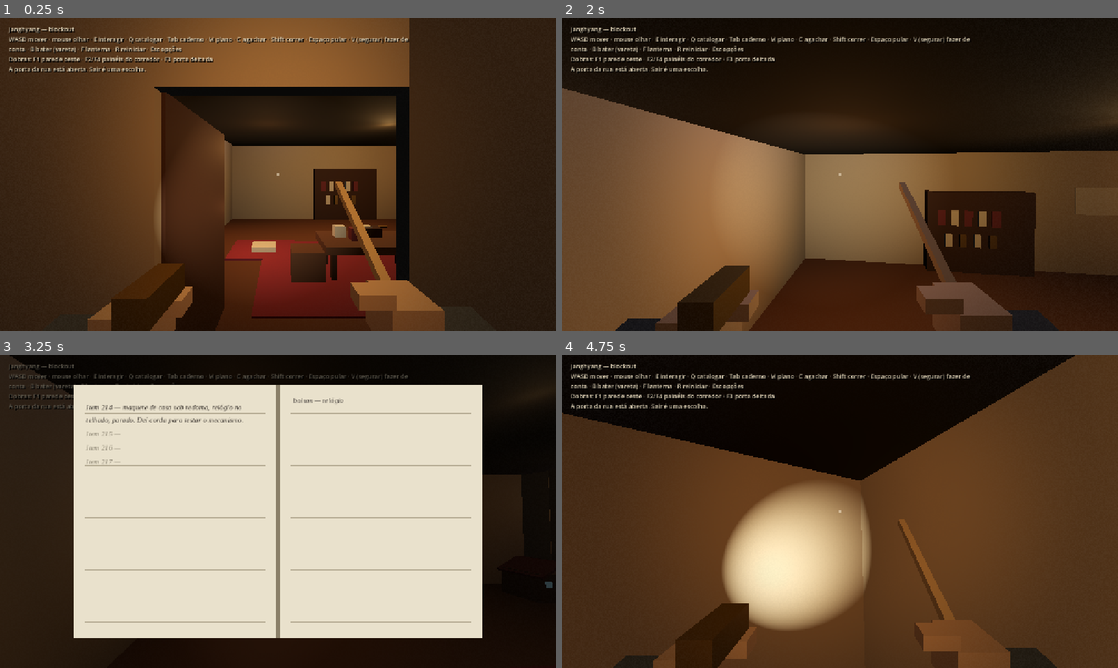
Above: before the commit, frames 1-4 (two rows, left to right).
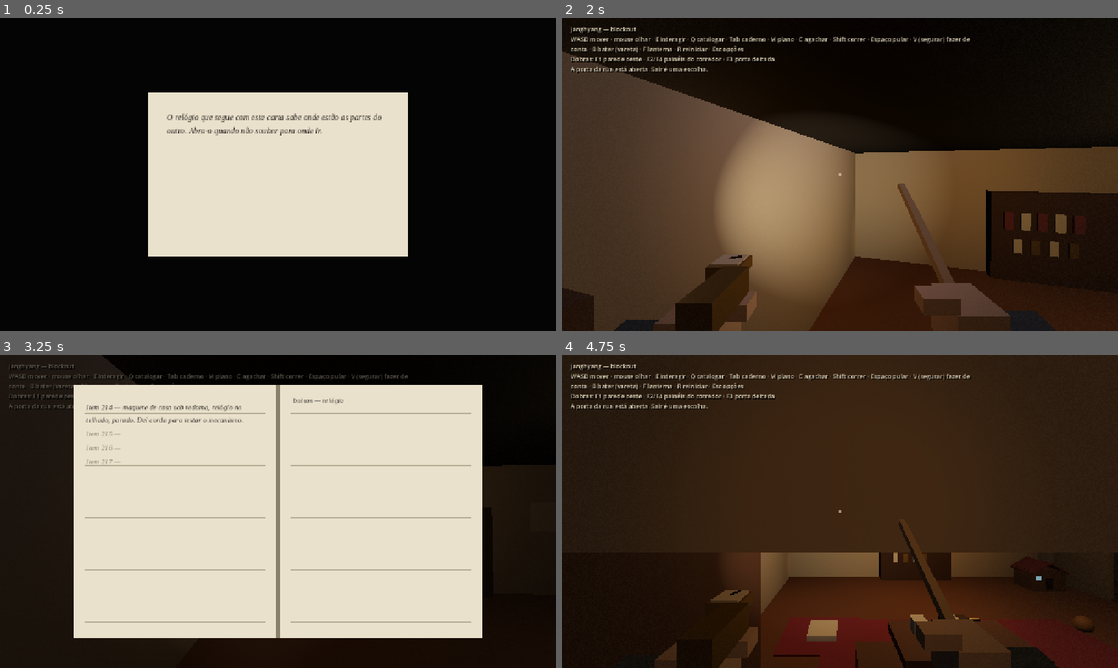
Above: after the commit, the same moments.

Repository: pedropompeu/Janghyang
Game: Godot game, scene res://main.tscn
Two runs of this game, one before a commit and one after it. Both use one fixed random seed, a clock stepped at 60 frames per second and the inputs below.
Inputs (mouse positions are in pixels of both pictures, inside the frame that each line leads up to):
- Up to frame 1 (0.25 s): no input
- Up to frame 2 (2 s): tap Enter at 0.5 s; move the mouse to (867, 174) at 0.52 s; hold W from 0.53 s (still down); tap T at 0.6, 1.35 s; click (867, 174) at 0.67 s; tap Space at 0.77, 1.52 s; move the mouse to (812, 174) at 1.27 s; click (812, 174) at 1.42 s
- Up to frame 3 (3.25 s): move the mouse to (289, 505) at 2.02 s; tap Tab at 2.1 s; click (289, 505) at 2.17 s; tap T at 2.3 s; release W at 2.75 s; drag from (250, 574) to (111, 464) at 2.77 s
- Up to frame 4 (4.75 s): tap Space at 3.5, 3.77, 4.52 s; move the mouse to (1006, 558) at 3.52 s; hold A 3.53-4.28 s; tap R at 3.6 s; click (1006, 558) at 3.67 s; tap T at 3.8, 4.55 s; move the mouse to (795, 508) at 4.27 s; hold W from 4.28 s (still down); tap E at 4.35 s; click (795, 508) at 4.42 s

The runs differ from the first frame. In frame 1, 98% of the frame differs, in the area x 0-100%, y 0-100%; in frame 2, 41%; in frame 3, 0.5%; in frame 4, 91%.

Commit message:
feat: Elias's pocket watch points the way, introduced on night one

Diff:
--- a/Janghyang/scripts/areas/casa.gd
+++ b/Janghyang/scripts/areas/casa.gd
@@ -181,7 +181,8 @@
 	main._box(house, Vector3(0.08, 1.3, 0.08), Vector3(13.5, 1.65, 0.06), main.mat_wood, false)
 
 	# Lighting inside.
-	main._house_light(house, Vector3(4.2, 2.55, 3.5), Color(1.0, 0.78, 0.5), 1.4, 6.5, false)
+	# Night 1 leaves only this one lit (spec §7.3).
+	main._house_light(house, Vector3(4.2, 2.55, 3.5), Color(1.0, 0.78, 0.5), 1.4, 6.5, false).name = "PlayroomLamp"
 	main._house_light(house, Vector3(1.6, 2.2, 3.6), Color(1.0, 0.72, 0.42), 0.55, 4.0, false)
 	main._house_light(house, Vector3(1.2, 1.0, 4.0), Color(1.0, 0.65, 0.4), 0.45, 3.0, false)
 	main._house_light(house, Vector3(12.5, 2.2, 0.7), Color(0.55, 0.7, 0.95), 1.3, 5.5, false)
--- a/Janghyang/scripts/catalog_data.gd
+++ b/Janghyang/scripts/catalog_data.gd
@@ -5,6 +5,9 @@
 const FIRST_NUMBER := 215
 
 const OPENING := {"number": 214, "text": "maquete de casa sob redoma, relógio no telhado, parado. Dei corda para testar o mecanismo."}
+
+## The letter Elias holds when night 1 begins (spec §7.3), in Inácio's hand.
+const LETTER := "O relógio que segue com esta carta sabe onde estão as partes do outro. Abra-o quando não souber para onde ir."
 
 const ITEMS := {
 	&"relogio_entrada": {"text": "relógio de caixa, ébano tingido, pêndulo de latão. O mostrador só tem marcas entre 03:00 e 03:33.", "page": &"p1", "gate": &""},
--- a/Janghyang/scripts/gastos.gd
+++ b/Janghyang/scripts/gastos.gd
@@ -430,6 +430,13 @@
 			out.append(i)
 	return out
 
+## Metres from `p` to the nearest Gasto out in the house (INF with none).
+func nearest(p: Vector3) -> float:
+	var best := INF
+	for i in placed():
+		best = minf(best, _bodies[i].global_position.distance_to(p))
+	return best
+
 func head_of(i: int) -> Vector3:
 	return _bodies[i].global_position + Vector3(0.0, HEAD, 0.0)
 
--- a/Janghyang/scripts/hands.gd
+++ b/Janghyang/scripts/hands.gd
@@ -173,6 +173,10 @@
 func lantern_shown() -> bool:
 	return _lantern.visible and _lift > 0.5
 
+## The left hand's node: the pocket watch sits on it (pocket_watch.gd).
+func left_hand() -> Node3D:
+	return _left
+
 ## What the left hand shows now (&"" for nothing).
 func held_item() -> StringName:
 	return _held_item
--- a/Janghyang/scripts/main.gd
+++ b/Janghyang/scripts/main.gd
@@ -34,6 +34,7 @@
 const Score = preload("res://scripts/score.gd")
 const SettingsUI = preload("res://scripts/settings_ui.gd")
 const CaptureFx = preload("res://scripts/capture_fx.gd")
+const PocketWatch = preload("res://scripts/pocket_watch.gd")
 const Campaign = preload("res://scripts/campaign_model.gd")
 const Noites = preload("res://scripts/story/noites.gd")
 const NightCard = preload("res://scripts/night_card_ui.gd")
@@ -127,6 +128,8 @@
 var gastos
 ## How a grab looks (capture_fx.gd).
 var capture_fx
+var pocket_watch
+var _dark: Array[Tween] = []
 var pretend
 var score
 var _black: ColorRect
@@ -787,6 +790,15 @@
 		if gastos.is_grabbed():
 			gastos.push()
 			capture_fx.push())
+	pocket_watch = PocketWatch.new()
+	pocket_watch.name = "PocketWatch"
+	pocket_watch.main = self
+	player.hands.left_hand().add_child(pocket_watch)
+	player.left_changed.connect(func(item: StringName) -> void:
+		if item == player.HandsModel.WATCH:
+			pocket_watch.open()
+		else:
+			pocket_watch.close())
 	pretend = Pretend.new()
 	pretend.main = self
 	add_child(pretend)
@@ -822,6 +834,7 @@
 	night_card.player = player
 	add_child(night_card)
 	night_card.closed.connect(func() -> void: begin_night(campaign.night))
+	night_card.letter_closed.connect(_house_goes_dark)
 
 ## `--night N` or `--night=N`: 0 when absent, else clamped to the campaign.
 static func night_arg(args: PackedStringArray) -> int:
@@ -871,6 +884,37 @@
 	player.respawn_point = SPAWN
 	level = &""
 	gastos.on_night(night)
+	pocket_watch.new_night()
+	pocket_watch.set_goal(watch_goal())
+	for tw in _dark:
+		tw.kill()
+	_dark.clear()
+	for l in get_tree().get_nodes_in_group(&"HouseLight"):
+		l.visible = true
+	if n == 1:
+		night_card.show_letter(CatalogData.LETTER)
+
+## Night 1 (spec §7.3), once the letter is down: the house's lamps flicker
+## and go out, all but the playroom's, where the drawing is.
+func _house_goes_dark() -> void:
+	for l in get_tree().get_nodes_in_group(&"HouseLight"):
+		if l.name == "PlayroomLamp":
+			continue
+		var tw := create_tween()
+		_dark.append(tw)
+		for i in 3:
+			tw.tween_callback(func() -> void: l.visible = false)
+			tw.tween_interval(0.12 + 0.05 * i)
+			tw.tween_callback(func() -> void: l.visible = true)
+			tw.tween_interval(0.18)
+		tw.tween_callback(func() -> void: l.visible = false)
+
+## The first of the night's goals not met yet: where the watch points.
+func watch_goal() -> Dictionary:
+	for g in night.get("goals", []):
+		if not quest.is_done(g.task):
+			return g
+	return {}
 
 ## One frame of the night: the acts, the 03:33, the end of a short night.
 func _tick_night(delta: float) -> void:
@@ -929,6 +973,8 @@
 		visit.on_pieces_ready()
 	if not night.is_empty() and not visit.goals_met and _goals_done():
 		visit.on_goals_met()
+	if pocket_watch != null:
+		pocket_watch.set_goal(watch_goal())
 	_home_stretch()
 
 func _goals_done() -> bool:
@@ -972,13 +1018,11 @@
 	capture_fx.start(gastos.head_of(i))
 
 ## He shoved it off: it comes apart as under the stick, and the watch in his
-## pocket loses some spring in the struggle (once there is one, task 17).
+## pocket loses some spring in the struggle (pocket_watch.gd).
 func _on_broke_free(i: int) -> void:
 	capture_fx.stop()
 	sfx.play_at(&"shatter", gastos.head_of(i), &"Mundo", -6.0)
-	var watch = get("pocket_watch")
-	if watch != null and watch.has_method("lose_spring"):
-		watch.lose_spring()
+	pocket_watch.lose_spring()
 	player.input_locked = notebook.is_open() or ended
 
 ## A Gasto reached Elias unseen. No death: black, cold, porcelain at the ear;
@@ -1356,6 +1400,15 @@
 			for id in [&"achar_passagem", &"coroa", &"subir_sotao"]:
 				quest.complete(id)
 			notebook.open_plan(Vector3(6.0, 3.2, 3.0))
+		"watch":
+			# Night 1's lesson (D7): the watch open at the entry, pointing at the drawing.
+			night = Noites.get_night(1)
+			player.position = SPAWN
+			player.rotation.y = deg_to_rad(20.0)
+			camera.rotation.x = deg_to_rad(-22.0)
+			player.hands_model.hold(player.HandsModel.WATCH)
+			pocket_watch.set_goal(watch_goal())
+			pocket_watch.open()
 		"opcoes":
 			player.position = Vector3(4.0, 0.2, 3.5)
 			player.rotation.y = deg_to_rad(20.0)
--- a/Janghyang/scripts/night_card_ui.gd
+++ b/Janghyang/scripts/night_card_ui.gd
@@ -10,6 +10,8 @@
 const DEMO_END := "Aqui termina a demonstração. Obrigado por jogar."
 
 signal closed
+## The letter (show_letter) was put down.
+signal letter_closed
 
 ## Set by main: the card holds this player still while it is up.
 var player: Node
@@ -18,6 +20,7 @@
 var _label: Label
 var _open := false
 var _final := false
+var _letter := false
 var _shown_ms := 0
 
 ## The key that wound the clock must not also turn the card.
@@ -69,12 +72,28 @@
 func show_night(night: Dictionary, last := false) -> void:
 	_label.text = night_text(night, last)
 	_final = last
+	_letter = false
 	_shown_ms = Time.get_ticks_msec()
 	_open = true
 	_root.visible = true
 	if player != null:
 		player.input_locked = true
 	Input.set_mouse_mode(Input.MOUSE_MODE_VISIBLE)
+
+## A letter on the same paper (night 1's, spec §7.3): any key puts it down.
+func show_letter(text: String) -> void:
+	_label.text = text
+	_final = false
+	_letter = true
+	_shown_ms = Time.get_ticks_msec()
+	_open = true
+	_root.visible = true
+	if player != null:
+		player.input_locked = true
+	Input.set_mouse_mode(Input.MOUSE_MODE_VISIBLE)
+
+func is_letter() -> bool:
+	return _open and _letter
 
 func is_open() -> bool:
 	return _open
@@ -90,7 +109,11 @@
 	if player != null:
 		player.input_locked = false
 	Input.set_mouse_mode(Input.MOUSE_MODE_CAPTURED)
-	closed.emit()
+	if _letter:
+		_letter = false
+		letter_closed.emit()
+	else:
+		closed.emit()
 
 func _unhandled_input(event: InputEvent) -> void:
 	# The demo's last card leaves Esc to the settings (and their quit).
--- /dev/null
+++ b/Janghyang/scripts/pocket_watch.gd
@@ -0,0 +1,149 @@
+extends Node3D
+## Elias's own pocket watch, the compass (spec §7): it came with the letter
+## and its seconds hand feels the parts of Inácio's watch. Shut, it ticks in
+## his pocket; open (T, the left hand), the hand stops and points at the
+## night's goal, or at the first link on the way there (compass_model.gd),
+## and the watch tips up or down with it. It turns slowly when there is no
+## way, and trembles and turns with a Gasto close. It never marks anything
+## on screen: blocks on the hands' layer until the asset (task 35).
+## Child of the left hand (hands.gd), where the held item's block sits.
+
+const Compass = preload("res://scripts/compass_model.gd")
+const Registry = preload("res://scripts/areas/registry.gd")
+const Hands = preload("res://scripts/hands.gd")
+const HandsModel = preload("res://scripts/hands_model.gd")
+
+## Turns per second while the hand finds nothing.
+const SPIN := 0.5
+## A struggle with a Gasto (capture_model.gd) slows the tick by this much,
+## once per fight, until the next night.
+const SPRING_LOSS := 1.3
+const SPRING_WORST := 2.0
+## How far the watch tips for a link above or below (rad).
+const TIP := 0.35
+## How hard the hand shakes with a Gasto near (rad).
+const SHAKE := 0.3
+## Where the watch sits on the left hand (over the held item's block).
+const SEAT := Vector3(0.0, 0.085, -0.1)
+
+## Heard by the Gastos within Compass.HEARD_RADIUS while open (task 20).
+signal ticked(at: Vector3, open: bool)
+
+## Set by main.
+var main: Node
+var is_open := false
+var goal: Dictionary = {}
+## 1 a full spring; SPRING_LOSS after one fight, and so on.
+var spring_scale := 1.0
+var trembling := false
+var _aim: Dictionary = {"mode": &"spin"}
+var _yaw := 0.0
+var _tick_in := 0.5
+var _links: Array = []
+var _needle_pivot: Node3D
+var _rng := RandomNumberGenerator.new()
+
+func _ready() -> void:
+	_links = Registry.links()
+	position = SEAT
+	var face := _block(self, Vector3(0.058, 0.004, 0.058), Vector3.ZERO, Color("#e8dcc0"), Hands.LANTERN_ORDER + 1)
+	face.name = "Face"
+	_needle_pivot = Node3D.new()
+	_needle_pivot.name = "Needle"
+	_needle_pivot.position = Vector3(0.0, 0.004, 0.0)
+	add_child(_needle_pivot)
+	_block(_needle_pivot, Vector3(0.004, 0.003, 0.026), Vector3(0.0, 0.0, -0.011), Color("#2a2620"), Hands.LANTERN_ORDER + 2)
+	visible = false
+
+func _block(parent: Node3D, size: Vector3, pos: Vector3, c: Color, order: int) -> MeshInstance3D:
+	var mi := MeshInstance3D.new()
+	var box := BoxMesh.new()
+	box.size = size
+	mi.mesh = box
+	var m := StandardMaterial3D.new()
+	m.albedo_color = c
+	m.no_depth_test = true
+	m.render_priority = order
+	m.roughness = 0.7
+	mi.material_override = m
+	mi.position = pos
+	mi.layers = 1 << (Hands.HANDS_LAYER - 1)
+	mi.cast_shadow = GeometryInstance3D.SHADOW_CASTING_SETTING_OFF
+	parent.add_child(mi)
+	return mi
+
+func open() -> void:
+	is_open = true
+	visible = true
+
+func close() -> void:
+	is_open = false
+	visible = false
+
+## {"area": StringName, "at": Vector3}, or {} when the night has none left.
+func set_goal(g: Dictionary) -> void:
+	goal = g
+
+## The struggle shook the spring: the tick drags until the next night.
+func lose_spring() -> void:
+	spring_scale = minf(spring_scale * SPRING_LOSS, SPRING_WORST)
+
+## A new night: the spring is whole, the watch shut, the tick off the
+## entry clock's beat.
+func new_night() -> void:
+	spring_scale = 1.0
+	_tick_in = 0.5
+	close()
+
+## What the hand does now: Compass.aim's answer, or a spin with a Gasto near.
+func aim_now() -> Dictionary:
+	return _aim
+
+## The direction the hand points to, flat, in the world (zero while it turns).
+func pointing() -> Vector3:
+	if _aim.get("mode") != &"point" or trembling:
+		return Vector3.ZERO
+	var d: Vector3 = _needle_pivot.global_basis * Vector3(0.0, 0.0, -1.0)
+	d.y = 0.0
+	return d.normalized()
+
+## Seconds between ticks now.
+func tick_period() -> float:
+	var d := Compass.FAR
+	if main != null and main.player != null and goal.has("at"):
+		d = main.player.global_position.distance_to(goal.at)
+	return Compass.tick_period(d) * spring_scale
+
+func _process(delta: float) -> void:
+	if main == null or main.player == null:
+		return
+	var p: Node3D = main.player
+	if is_open and (p.get("hands_model") == null or p.hands_model.left != HandsModel.WATCH):
+		close()
+	var pos := p.global_position
+	var area: StringName = main.atlas.level_of(main.atlas.room_at(pos))
+	_aim = Compass.aim(pos, area, goal, _links)
+	trembling = main.gastos != null and Compass.trembles(main.gastos.nearest(pos))
+	_tick(delta, p)
+	if not is_open:
+		return
+	var tilt := 0
+	if _aim.mode == &"point" and not trembling:
+		var to: Vector3 = p.global_basis.inverse() * (_aim.at - pos)
+		_yaw = lerp_angle(_yaw, atan2(-to.x, -to.z), minf(1.0, delta * 8.0))
+		tilt = _aim.tilt
+	else:
+		_yaw = wrapf(_yaw + TAU * SPIN * delta, -PI, PI)
+	var shake := _rng.randf_range(-SHAKE, SHAKE) if trembling else 0.0
+	_needle_pivot.rotation.y = _yaw + shake
+	rotation.x = lerpf(rotation.x, tilt * TIP, minf(1.0, delta * 6.0))
+
+func _tick(delta: float, p: Node3D) -> void:
+	_tick_in -= delta
+	if _tick_in > 0.0:
+		return
+	_tick_in = tick_period()
+	var at: Vector3 = p.camera.global_position + p.camera.global_basis.x * -0.2 + Vector3(0.0, -0.4, 0.0)
+	if main.sfx != null:
+		main.sfx.play_at(&"tick", at, &"Mundo", -6.0 if is_open else -14.0)
+	ticked.emit(at, is_open)
--- a/Janghyang/scripts/selftest.gd
+++ b/Janghyang/scripts/selftest.gd
@@ -621,6 +621,7 @@
 	_record(main.night.n == 1 and main.quest.phases == main.night.phases, "noites: night 1 plays its own lots", str(main.quest.phase_id()))
 	_record(main.visit.is_short() and not main.clock_model.can_stop, "noites: night 1 is short and its 03:33 is closed", "")
 	_record(main.player.global_position.distance_to(main.SPAWN) < 0.05, "noites: Elias wakes at the spawn", str(main.player.global_position))
+	await _watch()
 	main.player.global_position = main.night.goals[1].at
 	await _frames(2)
 	main._complete(&"achar_passagem")
@@ -649,6 +650,9 @@
 	main.gastos.level = lvl_before
 	main.night_card.close()
 	_record(main.night.n == 2 and not main.night_card.is_open(), "noites: closing the card starts night 2", "")
+	_record(is_equal_approx(main.pocket_watch.spring_scale, 1.0) and main.pocket_watch.goal.get("task") == &"alcapao" and not main.night_card.is_letter(), "bussola: night 2 winds the watch whole, sets it on the trapdoor, and brings no letter", str(main.pocket_watch.goal))
+	var lit2: int = get_tree().get_nodes_in_group(&"HouseLight").filter(func(l) -> bool: return l.visible).size()
+	_record(lit2 == 9, "bussola: night 2 wakes with the house lit", str(lit2))
 	_record(main.pockets.size() == 1 and main.pockets.has(&"espelho"), "noites: the mirror carries, batteries and matches do not", str(main.pockets))
 	_record(main.quest.has_piece(&"coroa") and main.player.global_position.distance_to(main.SPAWN) < 0.05, "noites: night 2 wakes at the spawn holding the crown", "")
 	_record(not main.hour_event.is_active() and main.hour_event.echoes.is_empty() and not main.clock_model.can_stop, "noites: night 2 starts with no echoes and a closed 03:33", "")
@@ -686,6 +690,9 @@
 	main._fresh_campaign_at(1)
 	main.begin_night(1)
 	await _frames(3)
+	_record(main.night_card.is_letter(), "safety: night 1 opens on the letter", "")
+	_record(g.wanted() == 0, "safety: while the letter is read, no Gasto is wanted", str(g.wanted()))
+	main.night_card.close()
 	_record(g.level == &"casa" and g.rule() == &"casa_toda", "safety: night 1 keeps the whole house", "%s %s" % [g.level, g.rule()])
 	_record(g.wanted() == 0, "safety: night 1, no Gasto in the house before the crown", str(g.wanted()))
 	main._complete(&"achar_passagem")
@@ -1002,7 +1009,12 @@
 	await _frames(3)
 	_record(not g.is_grabbed() and not g.placed().has(at[0]), "capture: ten clicks break free and the Gasto comes apart", str(g.placed()))
 	_record(not pl.input_locked and not main.capture_fx.is_active(), "capture: free again, Elias moves", "")
-	_record(not g.capture.grab(at[0]), "capture: staggering, he cannot be grabbed again at once", "")
+	var regrabs := [0]
+	var on_regrab := func(_k: int) -> void: regrabs[0] += 1
+	g.grabbed.connect(on_regrab)
+	g._grab(0)
+	g.grabbed.disconnect(on_regrab)
+	_record(regrabs[0] == 0 and g.capture.state == g.Capture.State.BROKE_FREE and not pl.input_locked, "capture: staggering, he cannot be grabbed again at once", str(g.capture.state))
 	await get_tree().create_timer(g.Capture.STAGGER + 0.1).timeout
 	_record(g.capture.state == g.Capture.State.FREE, "capture: after the stagger the fight is over", str(g.capture.state))
 	# The night sets how many clicks; the options sheet, whether holding works.
@@ -1042,3 +1054,66 @@
 		if g.is_grabbed():
 			break
 	return i
+
+## Task 17 (spec §7.3): night 1 begins with the letter and the tick in his
+## pocket, then the house goes dark but for the playroom lamp; T opens the
+## watch and it points at the drawing, a link away for another area, and
+## turns outside every room. Nothing marks the goal on screen.
+func _watch() -> void:
+	var w = main.pocket_watch
+	var pl = main.player
+	_record(main.night_card.is_letter() and main.night_card.text() == main.CatalogData.LETTER, "bussola: night 1 begins with the letter in hand", main.night_card.text())
+	_record(not w.is_open and w.goal.get("task") == &"achar_passagem", "bussola: the watch starts shut, set on what the drawing hides", str(w.goal))
+	var ticks := [0, 0]
+	var on_tick := func(_at: Vector3, open: bool) -> void:
+		ticks[1 if open else 0] += 1
+	w.ticked.connect(on_tick)
+	await get_tree().create_timer(1.0).timeout
+	_record(ticks[0] >= 1 and ticks[1] == 0, "bussola: it ticks in his pocket while he reads", str(ticks))
+	_record(absf(w.tick_period() - main.clock_model.audio_tick_period()) > 0.2, "bussola: the pocket tick is off the entry clock's beat", "%.2f vs %.2f" % [w.tick_period(), main.clock_model.audio_tick_period()])
+	main.night_card.close()
+	await get_tree().create_timer(1.8).timeout
+	var lit: Array = get_tree().get_nodes_in_group(&"HouseLight").filter(func(l) -> bool: return l.visible)
+	_record(lit.size() == 1 and lit[0].name == "PlayroomLamp", "bussola: the lamps go out but the playroom's", str(lit.map(func(l): return l.name)))
+	_record(not main.night_card.is_open() and main.night.n == 1, "bussola: putting the letter down does not start another night", str(main.night.n))
+	var markers := func() -> int:
+		var n := 0
+		for type in ["Label3D", "Sprite3D", "Decal", "Control"]:
+			n += main.find_children("*", type, true, false).size()
+		return n
+	var before: int = markers.call()
+	pl.rotation.y = deg_to_rad(20.0)
+	var t_key := InputEventKey.new()
+	t_key.physical_keycode = KEY_T
+	t_key.pressed = true
+	pl._unhandled_input(t_key)
+	await get_tree().create_timer(0.8).timeout
+	var drawing: Vector3 = Vector3(6.7, 1.6, 0.1) - pl.global_position
+	drawing.y = 0.0
+	var off := rad_to_deg(w.pointing().angle_to(drawing)) if w.pointing() != Vector3.ZERO else 180.0
+	_record(w.is_open and w.visible and w.aim_now().mode == &"point", "bussola: T opens the watch and the hand points", str(w.aim_now()))
+	_record(off < 10.0, "bussola: from the entry it points at the drawing", "%.1f°" % off)
+	_record(ticks[1] >= 1, "bussola: open, the tick can be heard by the Gastos", str(ticks))
+	_record(markers.call() == before and w.find_children("*", "", true, false).all(func(c) -> bool: return not (c is VisualInstance3D) or c.layers == 1 << (main.Hands.HANDS_LAYER - 1)), "bussola: the open watch adds no marker to the scene", "%d -> %d" % [before, markers.call()])
+	var night_goal: Dictionary = w.goal
+	w.set_goal({"area": &"sotao", "at": Vector3(7.9, 3.14, 7.0)})
+	await get_tree().create_timer(0.8).timeout
+	var link: Vector3 = w.Compass.route(&"casa", &"sotao", main.Registry.links())[0].at
+	var to_link: Vector3 = link - pl.global_position
+	to_link.y = 0.0
+	var off_link := rad_to_deg(w.pointing().angle_to(to_link)) if w.pointing() != Vector3.ZERO else 180.0
+	_record(w.aim_now().get("at") == link and off_link < 10.0, "bussola: with the goal in the attic, it points at the first link on the way", "%s %.1f°" % [str(w.aim_now()), off_link])
+	pl.global_position = Vector3(-3.3, 0.2, 4.0)
+	await get_tree().create_timer(0.3).timeout
+	_record(w.get_node("Needle").get_child_count() == 1 and w.get_node("Needle").get_child(0) is MeshInstance3D, "bussola: the drawn hand turns with the needle", str(w.get_node("Needle").get_children()))
+	var yaw_a: float = w.get_node("Needle").rotation.y
+	await get_tree().create_timer(0.3).timeout
+	_record(w.aim_now().mode == &"spin" and absf(angle_difference(yaw_a, w.get_node("Needle").rotation.y)) > 0.3, "bussola: past the west edge, outside every room, the hand turns", str(w.aim_now()))
+	pl.global_position = main.SPAWN
+	w.set_goal(night_goal)
+	w.lose_spring()
+	_record(is_equal_approx(w.spring_scale, 1.3), "bussola: a fight leaves the tick 30% slower", str(w.spring_scale))
+	pl._unhandled_input(t_key)
+	await _frames(2)
+	_record(not w.is_open and not w.visible, "bussola: T again shuts the watch", "")
+	w.ticked.disconnect(on_tick)
Binary file added: Janghyang/blockout-watch.png
